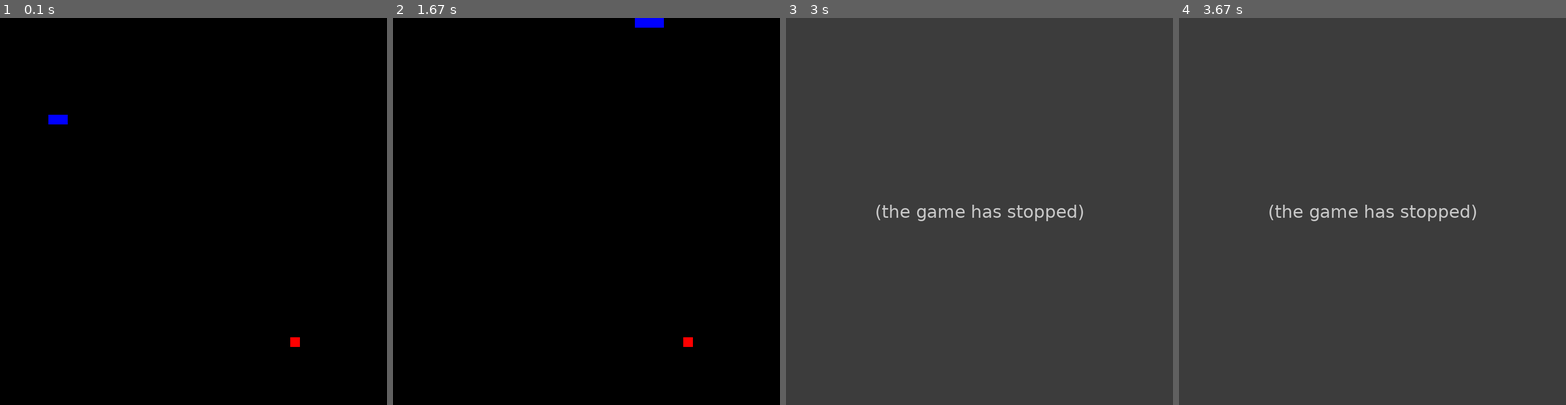
Above: before the commit, frames 1-4 (left to right).
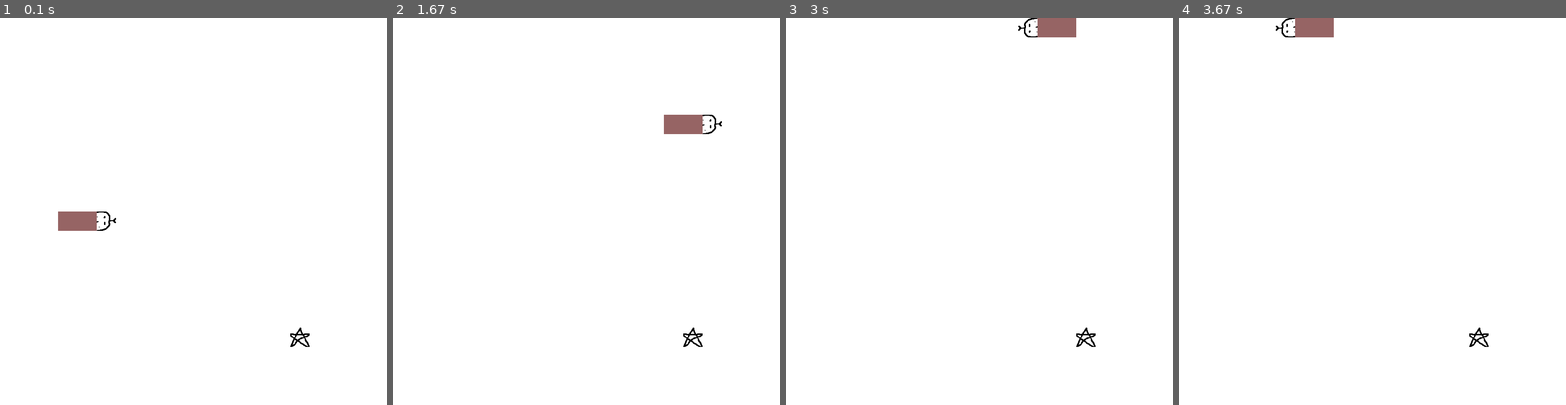
Above: after the commit, the same moments.

Repository: MadeWithCaneSugar/PygameProject
Game: pygame game, started from prime.py
The game is run twice, just before and just after one commit, with the same random seed, the same clock (stepped at 60 frames per second) and the same inputs.
Inputs:
- Up to frame 1 (0.1 s): no input
- Up to frame 2 (1.67 s): hold Right 0.33-0.8 s; hold Up 0.83-1.3 s; hold Right from 1.33 s (still down)
- Up to frame 3 (3 s): release Right at 1.8 s; hold Up 1.83-2.37 s; hold Left 2.4-2.7 s
- Up to frame 4 (3.67 s): hold Right from 3.57 s (still down)

The runs differ from the first frame. In frame 1, 100% of the frame differs, in the area x 0-100%, y 0-100%; in frame 2, 100%; in frame 3, 100%; in frame 4, 100%.
Before the commit the program exited at 1.88 s; later frames show no game.

Commit message:
began adding sprites

Diff:
--- a/components/player.py
+++ b/components/player.py
@@ -2,21 +2,48 @@
 import config
 from pygame.math import Vector2
 
+screen = config.screen
+
 # making a class for the player that will be controlled
 class PLAYER:
     def __init__(self) -> None:
-        self.body = [Vector2(5, 10), Vector2(6, 10), Vector2(7, 10)]
+        self.body = [Vector2(5, 10), Vector2(4, 10), Vector2(3, 10)]
         self.direction = Vector2(1,0)
         self.new_block = False
 
+        self.snake_head_right = config.snake_head_sprite
+        self.snake_head_left = pygame.transform.rotate(config.snake_head_sprite, 180)
+        self.snake_head_up = pygame.transform.rotate(config.snake_head_sprite, 90)
+        self.snake_head_down = pygame.transform.rotate(config.snake_head_sprite, 270)
+
+        self.snake_body_horizontal = config.snake_body_sprite
+        self.snake_body_vertical = pygame.transform.rotate(config.snake_body_sprite, 90)
+
+        self.snake_butt_right = config.snake_butt_sprite
+        self.snake_butt_left = pygame.transform.rotate(config.snake_butt_sprite, 180)
+        self.snake_butt_up = pygame.transform.rotate(config.snake_butt_sprite, 90)
+        self.snake_butt_down = pygame.transform.rotate(config.snake_butt_sprite, 270)
+
     def draw_player(self):
-        for block in self.body:
-            # creating a rectangle
+        self.update_head_graphics()
+
+        for index, block in enumerate(self.body):
             y_pos = block.y * config.cell_size
             x_pos = block.x * config.cell_size
             block_rect = pygame.Rect(x_pos, y_pos, config.cell_size, config.cell_size)
-            # drawing a rectangle
-            pygame.draw.rect(config.screen, (0,0,255), block_rect)
+
+            if index == 0:
+                screen.blit(self.head, block_rect)
+            else:
+                pygame.draw.rect(screen, (150,100,100), block_rect)
+
+
+            # # creating a rectangle
+            # y_pos = block.y * config.cell_size
+            # x_pos = block.x * config.cell_size
+            # block_rect = pygame.Rect(x_pos, y_pos, config.cell_size, config.cell_size)
+            # # drawing a rectangle
+            # pygame.draw.rect(config.screen, (0,0,255), block_rect)
 
     def player_target(self, dx, dy):
         if self.body[0][0] > dx:
@@ -44,3 +71,20 @@
 
     def add_block(self):
         self.new_block = True
+
+    # doing some math to determine the relationship between the head
+    # and the body chunk right behind it
+    def update_head_graphics(self):
+        head_relation = self.body[1] - self.body[0]
+        if head_relation == Vector2(1,0):
+            print("left")
+            self.head = self.snake_head_left
+        elif head_relation == Vector2(-1,0):
+            print("right")
+            self.head = self.snake_head_right
+        elif head_relation == Vector2(0,1):
+            print("up")
+            self.head = self.snake_head_up
+        elif head_relation == Vector2(0,-1):
+            print("down")
+            self.head = self.snake_head_down
--- a/components/point.py
+++ b/components/point.py
@@ -1,5 +1,10 @@
 import pygame, random, config
 from pygame.math import Vector2
+
+screen = config.screen
+point_sprite = config.point_sprite
+
+# defining the sprite used for the point
 
 # making a class for points to be eaten.
 class POINT:
@@ -11,8 +16,9 @@
         x_pos = self.pos.x * config.cell_size
         y_pos = self.pos.y * config.cell_size
         point_rect = pygame.Rect(x_pos, y_pos, config.cell_size, config.cell_size)
+        screen.blit(point_sprite, point_rect)
         # draw a rectangle
-        pygame.draw.rect(config.screen, (255, 0, 0), point_rect)
+        # pygame.draw.rect(config.screen, (255, 0, 0), point_rect)
 
     def randomize(self):
         # creating an x and y position
--- a/config.py
+++ b/config.py
@@ -3,16 +3,22 @@
 # this is the config file that defines many of the fundamental values used in the game
 
 # determines the size of the playfield as well as how many divisions it's made of
-cell_size = 20
-cell_number = 40
+cell_size = 40
+cell_number = 20
 
 # some initialization applying the size
 screen = pygame.display.set_mode((cell_number * cell_size, cell_number * cell_size))
 clock = pygame.time.Clock()
 
 # setting how quickly the screen updates in ms (lower number means faster updates)
-max_speed = 50
+max_speed = 100
 
 # maximum frame rate of the game.
 # no easily implemented minimum unfortunately
 max_frames = clock.tick(60)
+
+# sprites
+point_sprite = pygame.transform.scale(pygame.image.load("./graphics/point.png").convert_alpha(), (cell_size, cell_size))
+snake_head_sprite = pygame.transform.scale(pygame.image.load("./graphics/snake_head.png").convert_alpha(), (cell_size, cell_size))
+snake_body_sprite = pygame.transform.scale(pygame.image.load("./graphics/snake_body.png").convert_alpha(), (cell_size, cell_size))
+snake_butt_sprite = pygame.transform.scale(pygame.image.load("./graphics/snake_butt.png").convert_alpha(), (cell_size, cell_size))
--- a/main.py
+++ b/main.py
@@ -16,6 +16,7 @@
         self.player.move()
         # self.computer.move()
         self.check_player_collision()
+        # self.player.player_target(self.point.pos[0], self.point.pos[1])
         self.check_fail()
         # self.check_computer_collision()
         # self.computer.computer_target(self.point.pos[0], self.point.pos[1])
@@ -55,6 +56,11 @@
         if (not 0 <= self.player.body[0].x <= cell_number) or (not 0 <= self.player.body[0].y <= cell_number):
             self.game_over()
 
+        # checking if the snake strikes itself
+        for block in self.player.body[1:]:
+            if block  == self.player.body[0]:
+                self.game_over()
+
     def game_over(self):
         pygame.quit()
         sys.exit()
--- a/prime.py
+++ b/prime.py
@@ -56,7 +56,7 @@
                     main_game.player.direction = Vector2(1, 0)
 
     # changing the background screen color
-    screen.fill((0,0,0))
+    screen.fill((255,255,255))
 
     main_game.draw_elements()
 
Binary file added: graphics/point.png
Binary file added: graphics/snake_body.png
Binary file added: graphics/snake_butt.png
Binary file added: graphics/snake_head.png
Not shown, added: graphics/Pixel Art Collection.zip
